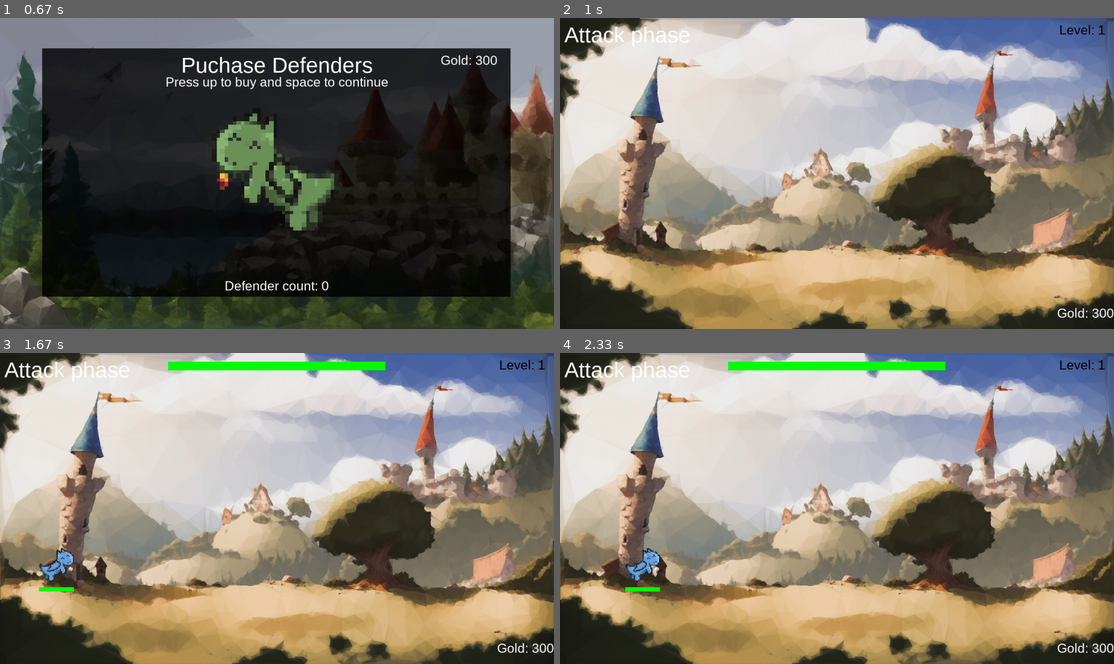
Above: before the commit, frames 1-4 (two rows, left to right).
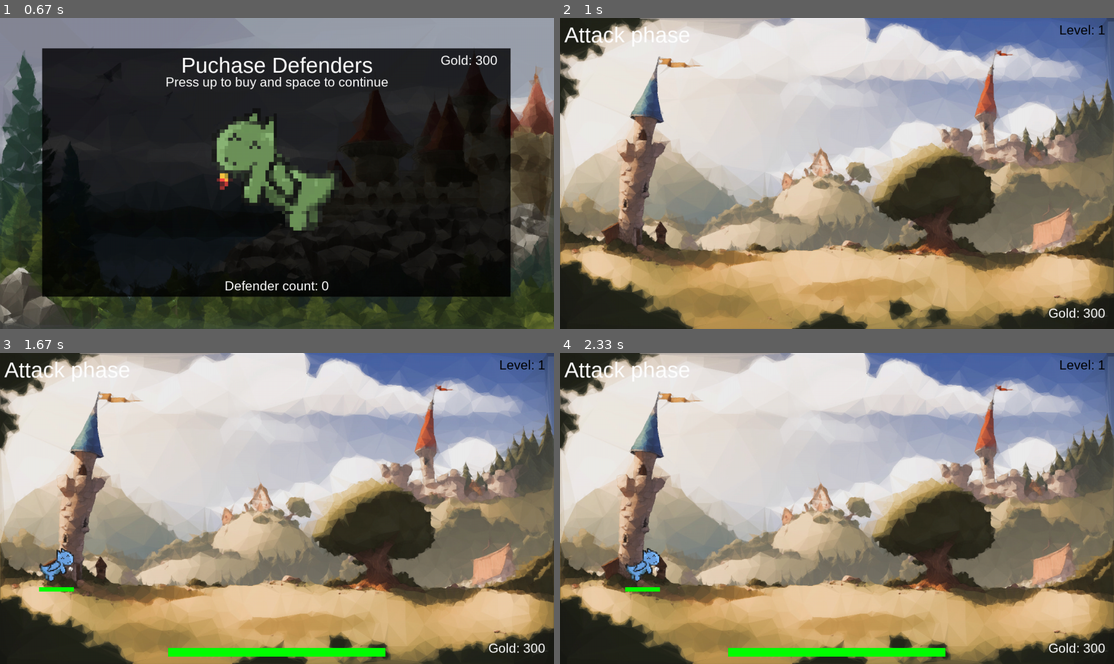
Above: after the commit, the same moments.

Repository: m-heck/SwampHacks
Game: pygame game, started from main.py
Two runs of this game, one before a commit and one after it. Both use one fixed random seed, a clock stepped at 60 frames per second and the inputs below.
Inputs:
- Up to frame 1 (0.67 s): click "CLICK TO START" at 0.38 s
- Up to frame 2 (1 s): tap Space at 0.67 s
- Up to frame 3 (1.67 s): no input
- Up to frame 4 (2.33 s): no input

Frame 1 is identical in both runs. In frame 2, 0.2% of the frame differs, in the area x 88-100%, y 93-97%; in frame 3, 2.5%, in the area x 30-100%, y 2-98%; in frame 4, 2.5%.

Commit message:
adds castle health

Diff:
--- a/castle.py
+++ b/castle.py
@@ -38,7 +38,7 @@
 
     def healthbar(self, window):
         # red rect
-        pygame.draw.rect(window, (255, 0, 0), (self.x - 250, 20, 500, 20))
+        pygame.draw.rect(window, (255, 0, 0), (self.x - 250, 680, 500, 20))
 
         # green rect
-        pygame.draw.rect(window, (0, 255, 0), (self.x - 250, 20, 500, 20))
+        pygame.draw.rect(window, (0, 255, 0), (self.x - 250, 680, 500 * (self.hp / self.max_hp), 20))
--- a/main.py
+++ b/main.py
@@ -41,14 +41,13 @@
 
     # SETS THE ATTACKERS AND DEFENDERS LISTED TO THE GAMESTATE
     mystate.setlists(defenders, attackers)
-    # CREATES CASTLE OBJECT (Not needed because of gamestate)
-    # castle = Castle()
-    # Call the castle object in gamestate by doing mystate.currentcastle
-
-    while mystate.currentcastle.get_hp() >= 0:  # Todo fix so it will stop when the game is lost
+
+    while mystate.currentcastle.get_hp() >= 0:
         edit_phase(mystate, clock)
         attack_phase(mystate, clock)
         stats_phase(mystate, clock)
+
+    #TODO end game
 
 
 def edit_phase(mystate, clock):
@@ -103,7 +102,7 @@
         random_defender_x = random.randint(100, WIDTH - 100)
         upper_level = random.choice((True, False))
         random_defender_atk = random.randint(30, 60)
-        random_defender_range = random.randint(50, 200)
+        random_defender_range = random.randint(90, 250)
         random_defender_accuracy = random.randint(70, 100)
 
         if upper_level:
@@ -153,7 +152,7 @@
 
         WINDOW.blit(phase_label, (10, 10))  # Draws the text
         WINDOW.blit(level_label, (WIDTH - level_label.get_width() - 20, 10))
-        WINDOW.blit(gold_label, (WIDTH - gold_label.get_width() - 0, HEIGHT - gold_label.get_height() - 20))
+        WINDOW.blit(gold_label, (WIDTH - gold_label.get_width() - 20, HEIGHT - gold_label.get_height() - 20))
 
         # DRAWS THE FIGHTERS
         for attacker in mystate.getAttackers():
@@ -161,6 +160,7 @@
             attacker.draw(WINDOW, reverse)
             if not attacker.get_x() <= WIDTH - attacker.img.get_width() - 10:
                 mystate.attackerRemove(attacker)
+                mystate.currentcastle.take_damage(random.randint(7, 13))
                 mystate.currentbank.gaingold(-30)
             if not attacker.alive:
                 mystate.attackerRemove(attacker)
